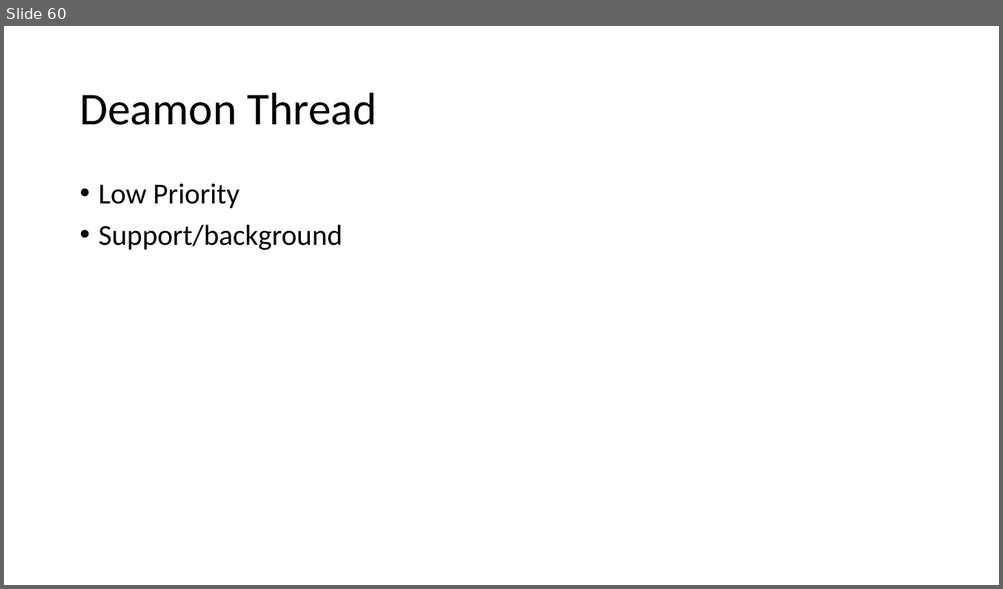
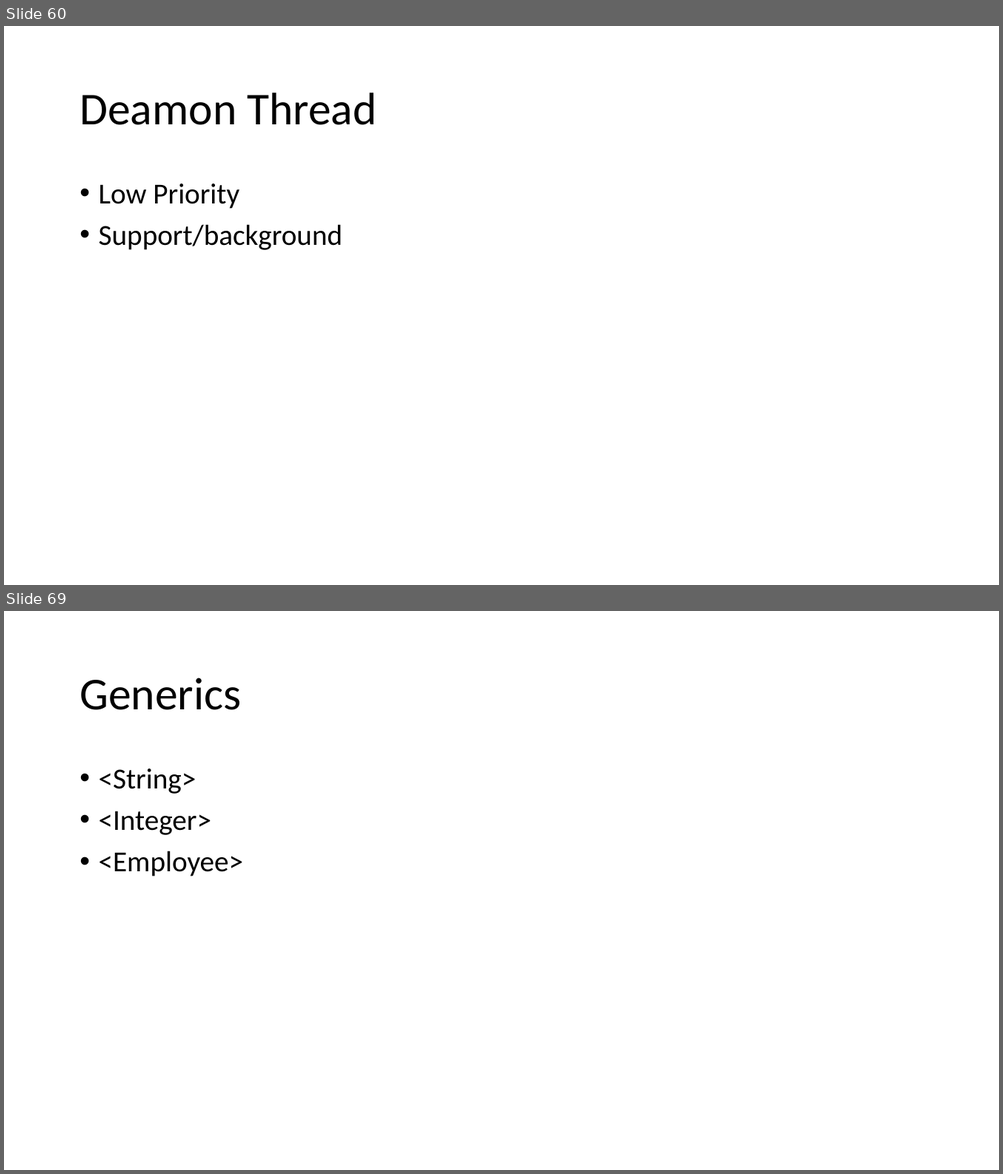
Before and after one commit to caprepo/java-jul, a slide deck: Java.pptx. Shown one above the other, each under a label of ours: slide 60 before the commit, slides 60 and 69 after it; the slides between them are not shown. The pictures are 1003x589 and 1003x1174 pixels, drawn with LibreOffice and Linux fonts; fonts in the diff are those of the drawing. Boxes give left, top, right and bottom in pixels: in the first picture for what was removed or moved away, otherwise in the second. Text is boxed around its words. In the diff, an @@ line names an element or a change of style, - is before the commit and + after.

```diff
--- a/Java.pptx
+++ b/Java.pptx
@@ slide 69 added at (4,611,999,1170), background #FFFFFF @@
@@ title added at (79,678,241,710), 44 pt, text #000000 @@
+Generics
@@ text added at (99,769,244,877), 28 pt, text #000000 @@
+• <String>
+• <Integer>
+• <Employee>
```
Also in this commit, not shown: 21 other slides added, 1 other file.
